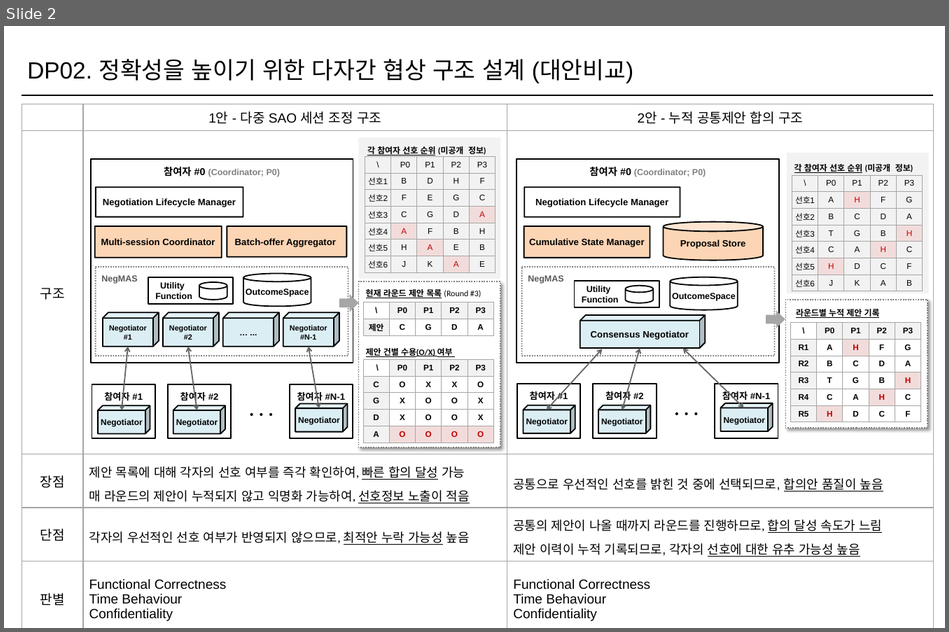
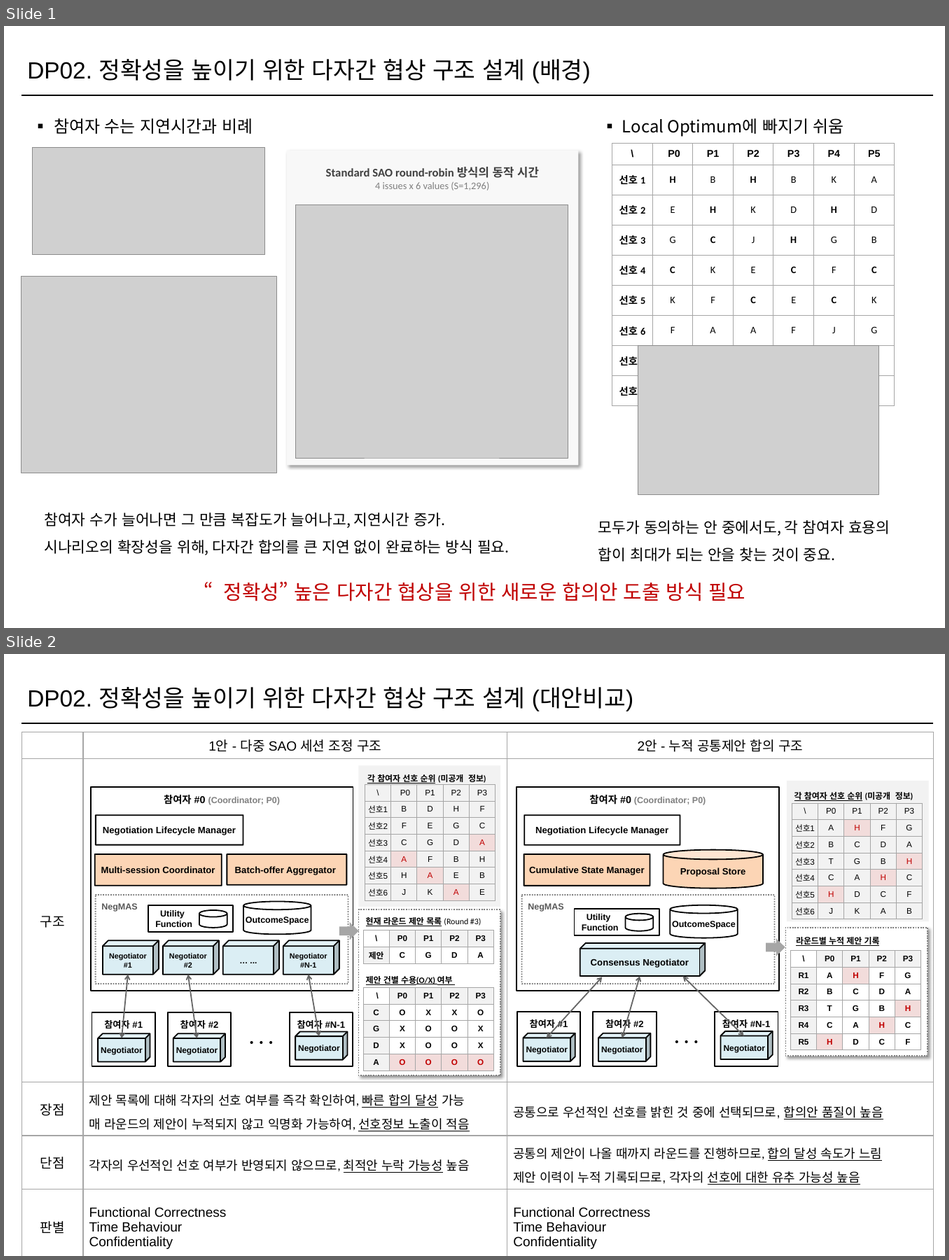
Before and after one commit to Sunwoo-Nam/architect-teamproject, a slide deck: docs/changbae/51-1A-vs-2-구조도/51-1A-vs-2-구조도.pptx. Shown one above the other, each under a label of ours: slide 2 before the commit, slides 1 and 2 after it. The pictures are 949x632 and 949x1260 pixels, drawn with LibreOffice and Linux fonts; fonts in the diff are those of the drawing; grey boxes stand for pictures. Boxes give left, top, right and bottom in pixels: in the first picture for what was removed or moved away, otherwise in the second. Text is boxed around its words. In the diff, an @@ line names an element or a change of style, - is before the commit and + after.

```diff
--- a/docs/changbae/51-1A-vs-2-구조도/51-1A-vs-2-구조도.pptx
+++ b/docs/changbae/51-1A-vs-2-구조도/51-1A-vs-2-구조도.pptx
@@ slide 1 added at [4,26,945,628], background #FFFFFF @@
@@ text added at [27,59,591,83], 28 pt, text #000000 @@
+DP02. 정확성을 높이기 위한 다자간 협상 구조 설계 (배경)
@@ line added from (22, 95) to (933, 95), #000000 2 pt @@
@@ text added at [54,118,252,134], 20 pt, text #000000 @@
+▪ 참여자 수는 지연시간과 비례
@@ text added at [622,118,844,137], 20 pt, text #000000 @@
+▪ Local Optimum에 빠지기 쉬움
@@ picture added at [32,148,265,255] @@
@@ rectangle added at [287,151,579,466], fill #F8F8F8 @@
@@ table added at [612,144,895,398], 9 rows, 7 columns @@
+\ | P0 | P1 | P2 | P3 | P4 | P5
+선호 1 | H | B | H | B | K | A
+선호 2 | E | H | K | D | H | D
+선호 3 | G | C | J | H | G | B
+선호 4 | C | K | E | C | F | C
+선호 5 | K | F | C | E | C | K
+선호 6 | F | A | A | F | J | G
+선호 7 | D | G | D | G | E | E
+선호 8 | J | J | B | A | B | H
@@ text added at [326,167,539,190], 14 pt, text #404040, bold @@
+Standard SAO round-robin 방식의 동작 시간
+4 issues x 6 values (S=1,296)
@@ picture added at [295,205,568,458] @@
@@ picture added at [21,277,276,473] @@
@@ picture added at [638,346,879,495] @@
@@ text added at [44,512,509,555], 18 pt, text #000000 @@
+참여자 수가 늘어나면 그 만큼 복잡도가 늘어나고, 지연시간 증가.
+시나리오의 확장성을 위해, 다자간 합의를 큰 지연 없이 완료하는 방식 필요.
@@ text added at [598,520,890,562], 18 pt, text #000000 @@
+모두가 동의하는 안 중에서도, 각 참여자 효용의 합이 최대가 되는 안을 찾는 것이 중요.
@@ text added at [224,582,745,601], 24 pt, text #C00000 @@
+“정확성” 높은 다자간 협상을 위한 새로운 합의안 도출 방식 필요
```
Also in this commit, not shown: 1 slide changed, 14 other files.
